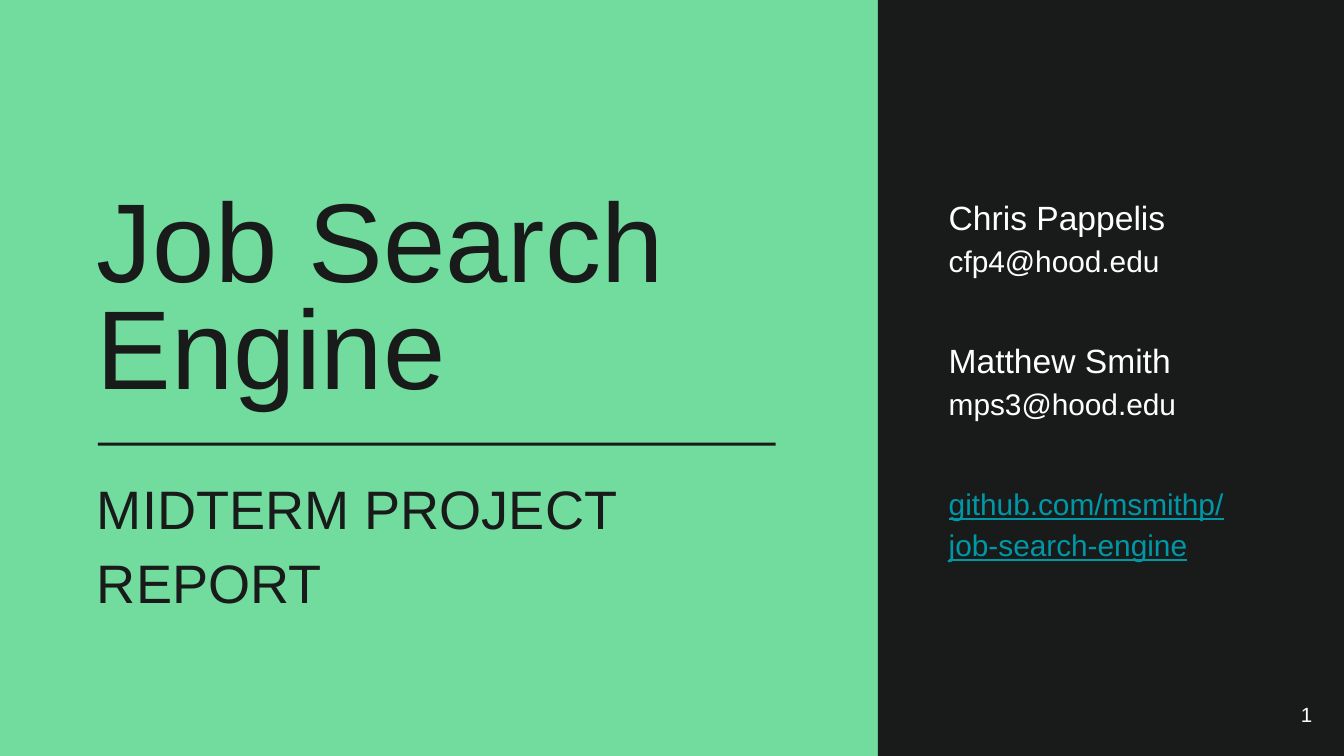
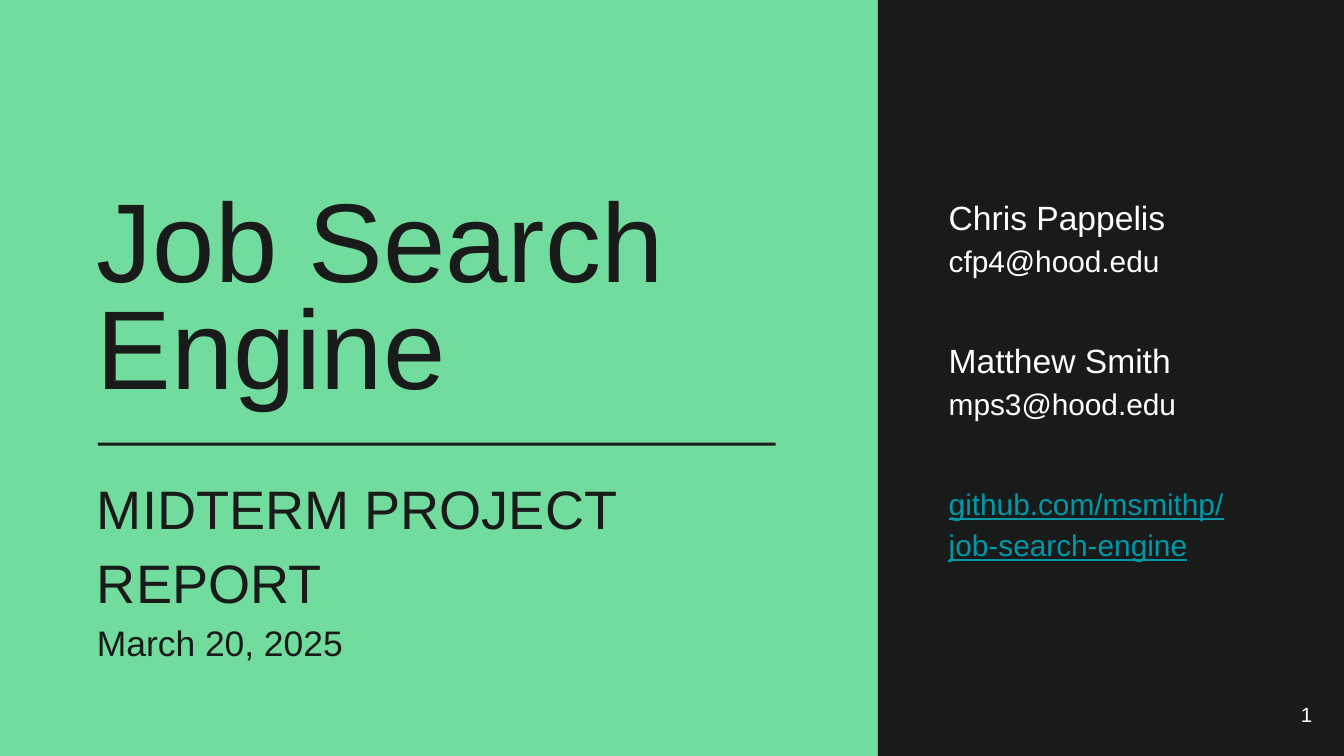
Before and after one commit to msmithp/jse-annotate, a slide deck: slide 1 of documentation/midterm_presentation/JobSearchEngine_MidtermPresentation.pptx. Drawn at 1344x756 pixels with LibreOffice and Linux fonts; fonts in the diff are those of the drawing. Boxes give left, top, right and bottom in pixels: in the first picture for what was removed or moved away, otherwise in the second. Text is boxed around its words. In the diff, an @@ line names an element or a change of style, - is before the commit and + after.

Commit message:
Edit midterm presentation, add date

```diff
--- a/documentation/midterm_presentation/JobSearchEngine_MidtermPresentation.pptx
+++ b/documentation/midterm_presentation/JobSearchEngine_MidtermPresentation.pptx
@@ title at [97,630,343,661]: paragraph added @@
+March 20, 2025
```
Also in this commit, not shown: 1 other file.
